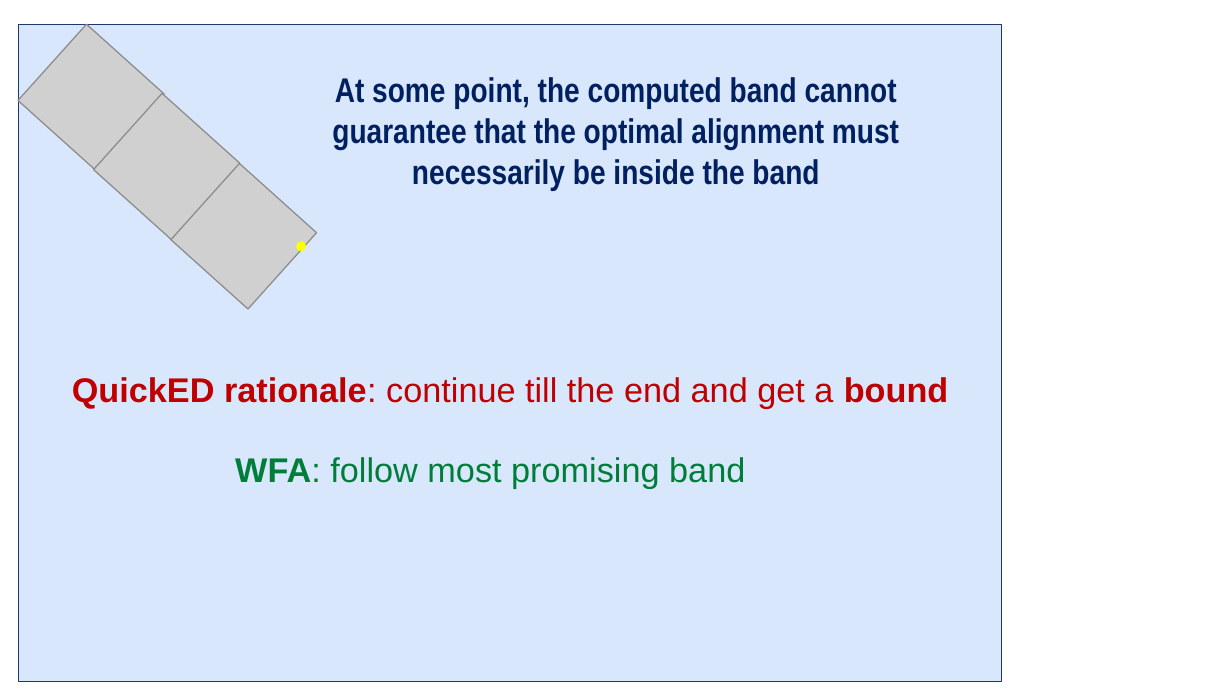
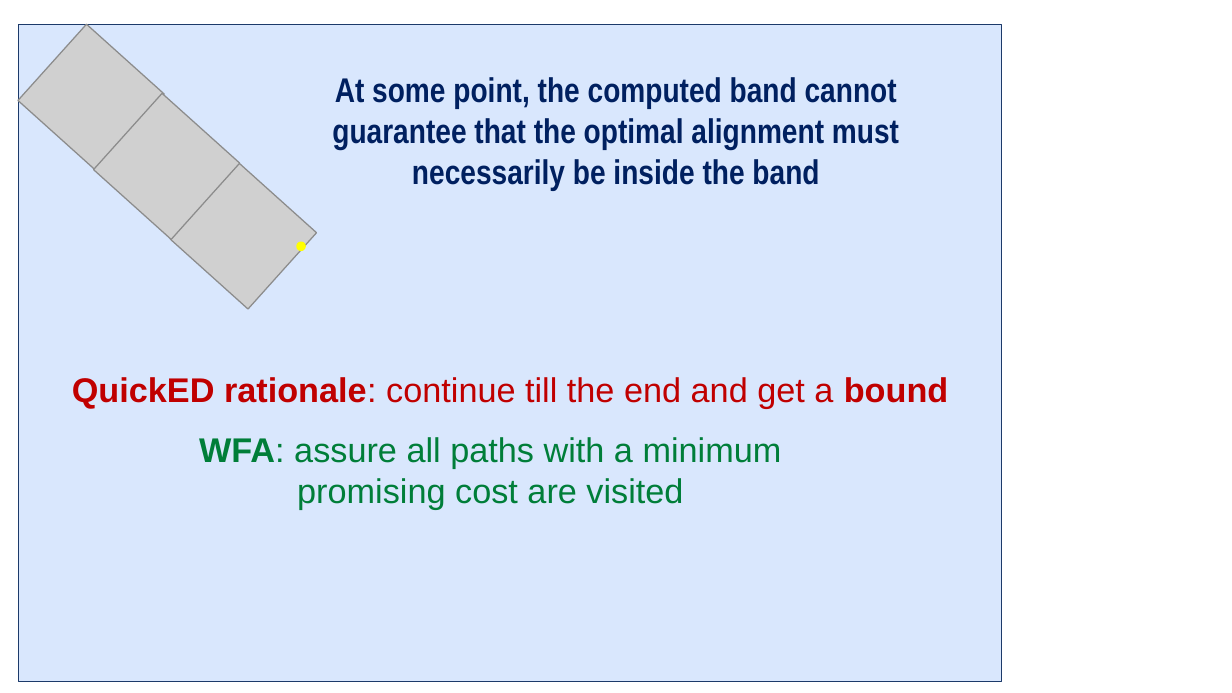
Before and after one commit to JCMoure/TiledWFA, a slide deck: slide 2 of TiledWFA.pptx. Drawn at 1232x693 pixels with LibreOffice and Linux fonts; fonts in the diff are those of the drawing; grey boxes stand for pictures; background and template pictures are left out. Boxes give left, top, right and bottom in pixels: in the first picture for what was removed or moved away, otherwise in the second. Text is boxed around its words. In the diff, an @@ line names an element or a change of style, - is before the commit and + after.

```diff
--- a/TiledWFA.pptx
+++ b/TiledWFA.pptx
@@ text at bbox=[199, 437, 782, 509]: text changed @@
-WFA: follow most promising band
+WFA: assure all paths with a minimum promising cost are visited
```
Also in this commit, not shown: 1 other slide changed, 8 slides added, 1 slide removed, 17 other files.
